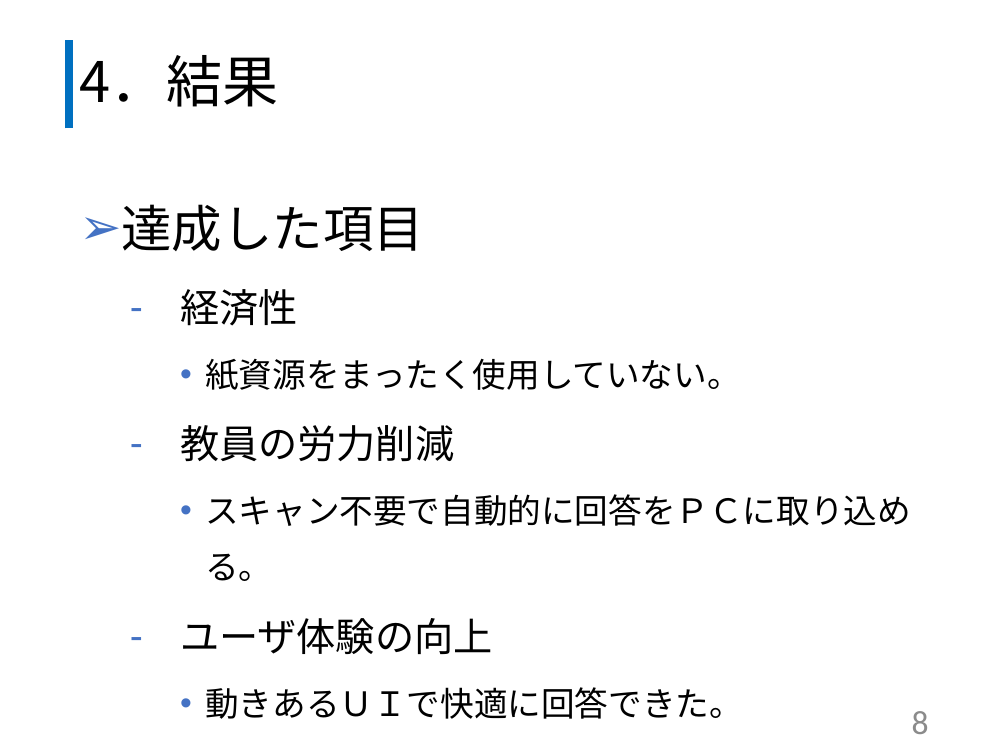
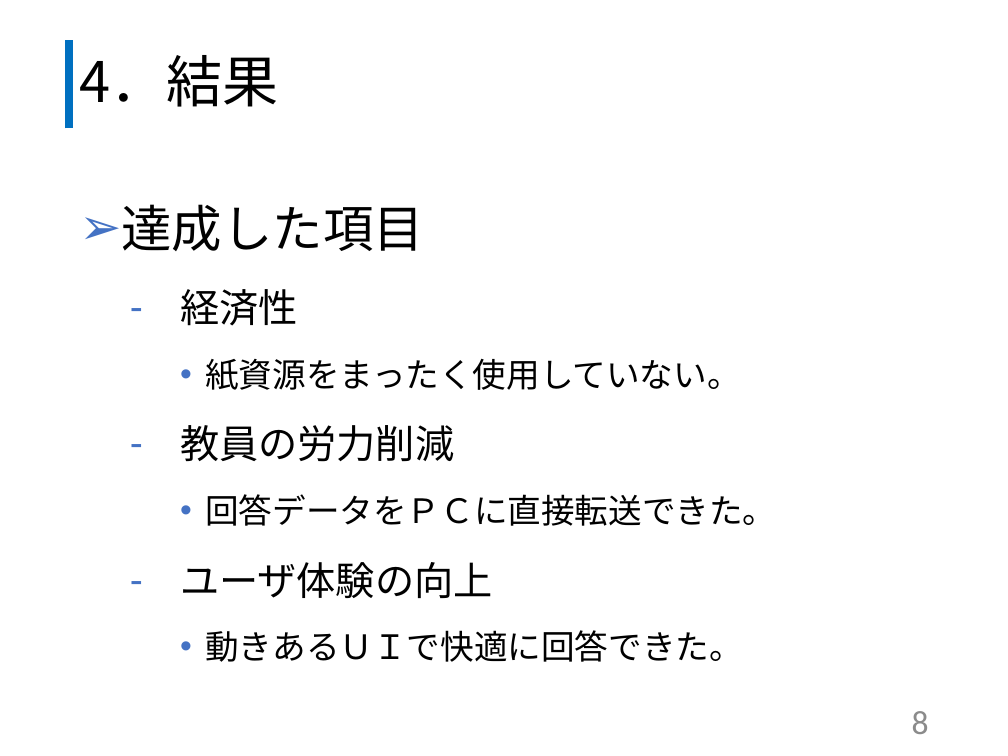
Before and after one commit to kazuwo/kosen-graduation-thesis, a slide deck: slide 9 of 卒業研究発表スライド.pptx. Drawn at 1008x756 pixels with LibreOffice and Linux fonts; fonts in the diff are those of the drawing. Boxes give left, top, right and bottom in pixels: in the first picture for what was removed or moved away, otherwise in the second. Text is boxed around its words. In the diff, an @@ line names an element or a change of style, - is before the commit and + after.

```diff
--- a/卒業研究発表スライド.pptx
+++ b/卒業研究発表スライド.pptx
@@ text at (205,494,776,526): text changed @@
-    • スキャン不要で自動的に回答をＰＣに取り込める。
+    • 回答データをＰＣに直接転送できた。
```
Also in this commit, not shown: 3 other slides changed, 2 other files.
